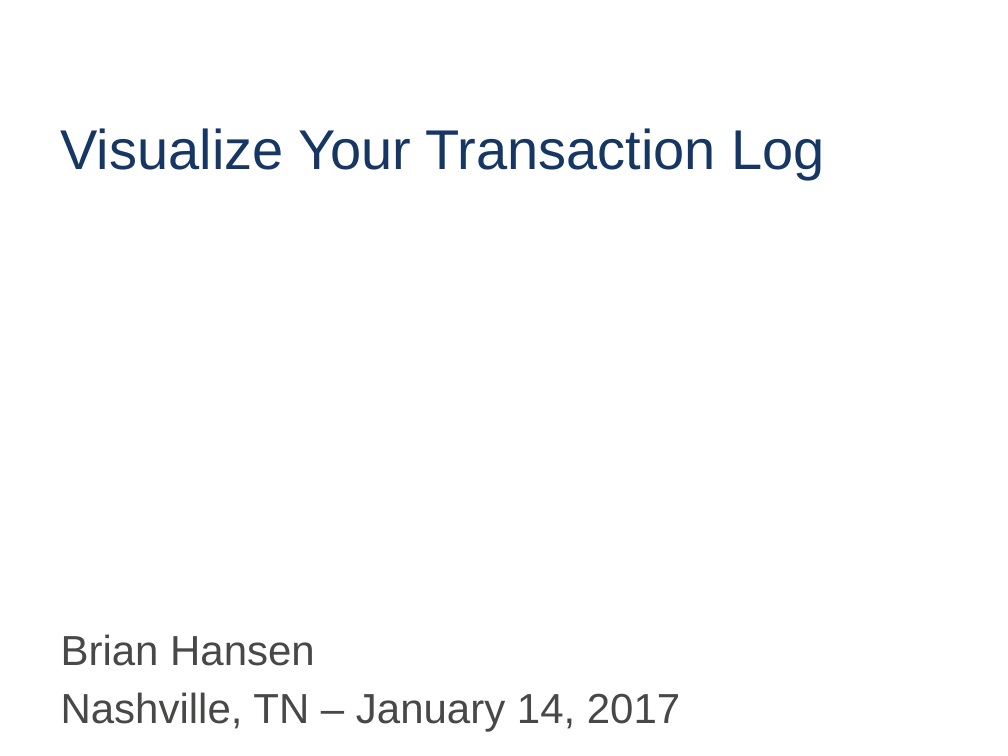
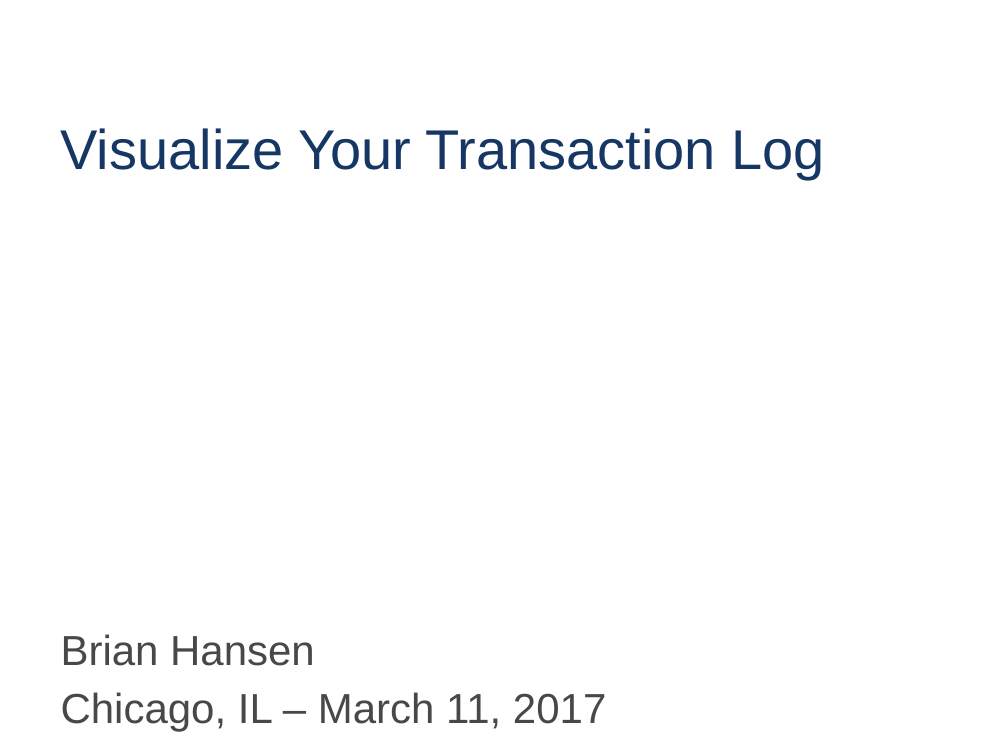
Before and after one commit to tf3604/LogFilePresentation, a slide deck: slide 1 of TransactionLog.pptx. Drawn at 1008x756 pixels with LibreOffice and Linux fonts; fonts in the diff are those of the drawing; background and template pictures are left out. Boxes give left, top, right and bottom in pixels: in the first picture for what was removed or moved away, otherwise in the second. Text is boxed around its words. In the diff, an @@ line names an element or a change of style, - is before the commit and + after.

Commit message:
Update title slide for SQL Saturday 600.

```diff
--- a/TransactionLog.pptx
+++ b/TransactionLog.pptx
@@ text at (61,692,606,732): text changed @@
-Nashville, TN – January 14, 2017
+Chicago, IL – March 11, 2017
```
